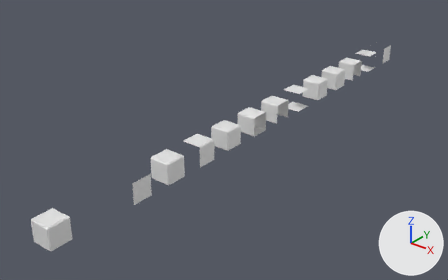
Before and after pictures for a commit that changed the Blender file Assets/Models/CorneredBlock.blend.
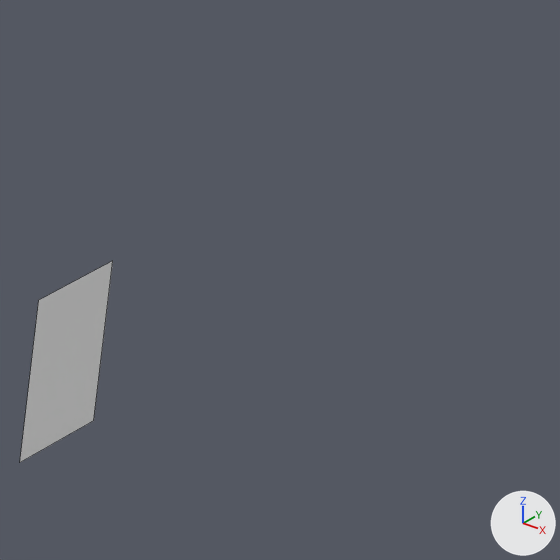
Each version is shown whole from a camera (50 mm lens) standing at (16.38, -10.66, 12.52) and looking at (-2.01, 12.32, -1.73), then close up on the part from 85% to 96% of the width and 8% to 26% of the height. The lights are fixed; the arrows at lower right show +X, +Y and +Z. The close-ups show mesh edges as thin lines.

Objects in the first close-up: '13'.
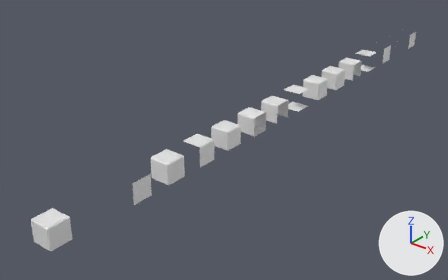
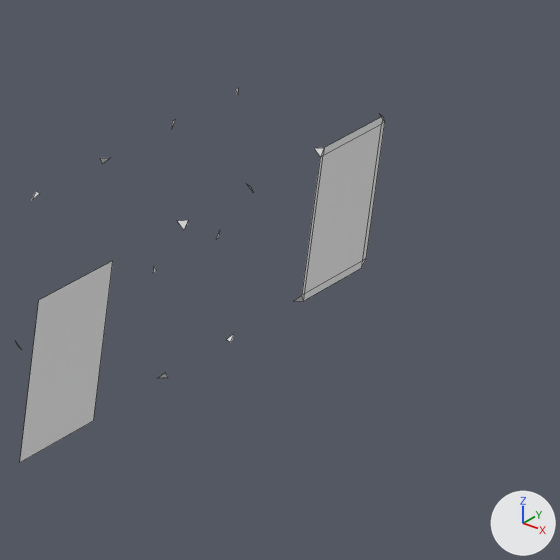
Location of each change, [x1, y1, x2, y2] in pixels of the close-ups (560 x 560 px):
'15', added
    after: [153, 88, 385, 301]
'14', added
    after: [16, 158, 252, 378]

The change, as a list of edits to the scene's bpy script:
```text
Add me_cube_015:
    me_cube_015.from_pydata(...)  # 28 vertices, 17 faces; spans x -0.5..0.5, y -0.5..0.5, z -0.5..0.5
    me_cube_015.materials.append(mat_material)  # white #e7e7e7
Add me_cube_004:
    me_cube_004.from_pydata([(-0.5, -0.45, -0.5), (-0.5, 0.45, -0.5), (-0.5, 0.45, 0.5), (-0.5, -0.45, 0.5), (-0.45, -0.5, 0.5), (-0.45, 0.5, -0.5), (-0.45, 0.5, 0.5), (-0.45, -0.5, -0.5), (-0.5, 0.5, 0.45), (-0.5, 0.5, -0.45), (-0.5, -0.5, -0.45), (-0.5, -0.5, 0.45), (0.5, -0.45, 0.5), (0.5, 0.45, 0.5), (0.5, 0.45, -0.5), (0.5, -0.45, -0.5), (0.45, -0.5, -0.5), (0.45, 0.5, 0.5), (0.45, 0.5, -0.5), (0.45, -0.5, 0.5), (0.5, 0.5, -0.45), (0.5, 0.5, 0.45), (0.5, -0.5, 0.45), (0.5, -0.5, -0.45)], [], [(4, 3, 11), (0, 7, 10), (2, 6, 8), (5, 1, 9), (16, 15, 23), (12, 19, 22), (14, 18, 20), (17, 13, 21)])
    me_cube_004.materials.append(mat_material)  # white #e7e7e7
Add ob_15:
    ob_15 = bpy.data.objects.new('15', me_cube_015)
    ob_15.location = (0.0, 30.0, 0.0)
Add ob_14:
    ob_14 = bpy.data.objects.new('14', me_cube_004)
    ob_14.location = (0.0, 28.0, 0.0)
```
